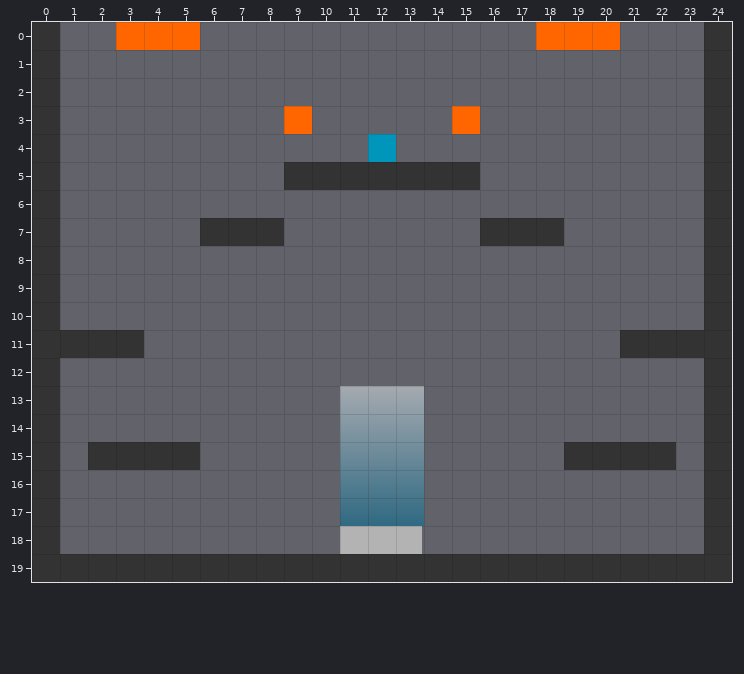
One commit to this Tiled map: assets/levels/level01.tmx. Above: the version before the commit.
Cells are 32x32 px. Shown: x 0..24, y 0..19.
The same view after the edit:
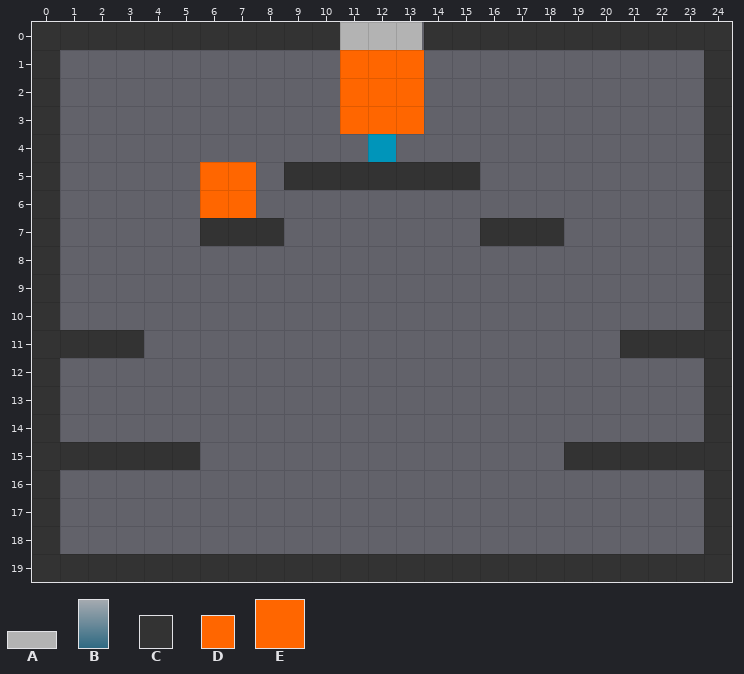
Key: from "beambase": A 0; from "beamsprites": B 0; from "block": C 0; from "enemysprites": D 0, E 1.
_ is an empty cell.
Objects are placed by their top-left corner, in cells (3,4 is the top-left corner of cell 3,4); size is 1x1 cell unless given.
What changed:
Layer "blocks":
y 0: x 1..10 __________ -> CCCCCCCCCC; x 14..23 __________ -> CCCCCCCCCC
y 15: x 1 _ -> C; x 23 _ -> C
Layer "beams" (removed):
removed: B at 11,13 size 3x5
Layer "data":
added: D at 11,1
added: D at 12,1
added: D at 13,1
added: D at 11,2
added: D at 12,2
added: D at 13,2
added: D at 11,3
added: D at 12,3
added: D at 13,3
removed: D at 20,0
removed: D at 19,0
removed: D at 18,0
removed: D at 3,0
removed: D at 4,0
removed: D at 5,0
removed: D at 9,3
removed: D at 15,3
Layer "enemies" (added):
added: E at 6,5 size 2x2
Layer "port":
added: A at 11,0 size 2.9x1
removed: A at 11,18 size 2.9x1
